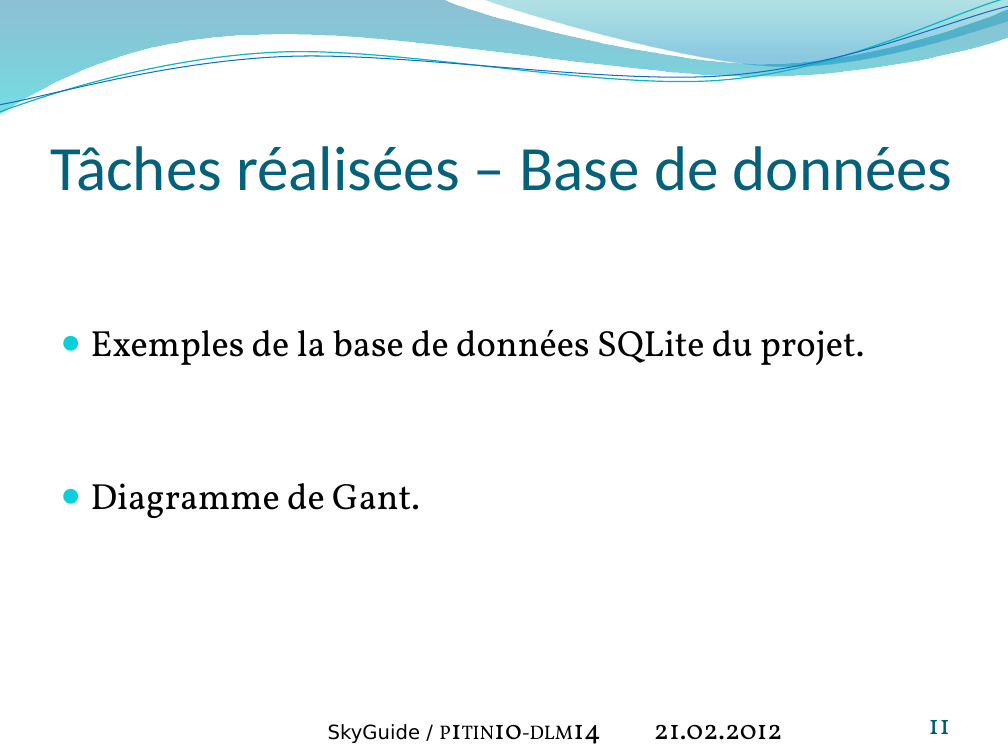
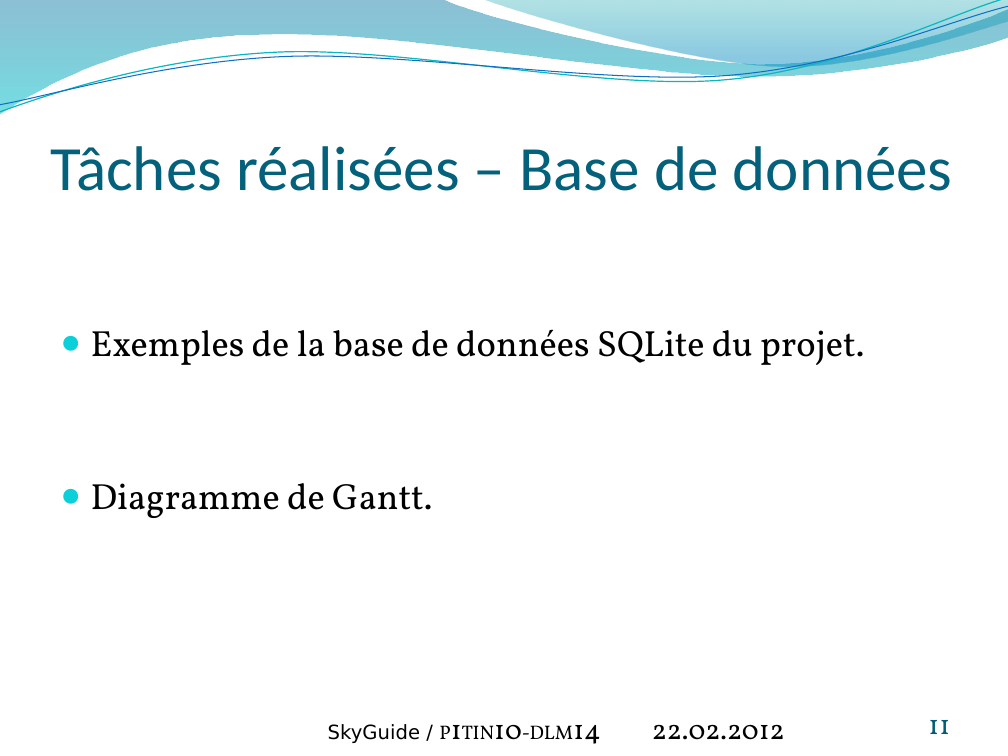
Before and after one commit to maeberli/skyguide, a slide deck: slide 11 of _documents/phase2/Presentation.pptx. Drawn at 1008x756 pixels with LibreOffice and Linux fonts; fonts in the diff are those of the drawing; background and template pictures are left out. Boxes give left, top, right and bottom in pixels: in the first picture for what was removed or moved away, otherwise in the second. Text is boxed around its words. In the diff, an @@ line names an element or a change of style, - is before the commit and + after.

```diff
--- a/_documents/phase2/Presentation.pptx
+++ b/_documents/phase2/Presentation.pptx
@@ text at bbox=[91, 483, 432, 518]: text changed @@
-● Diagramme de Gant.
+● Diagramme de Gantt.
@@ text at bbox=[652, 724, 785, 740]: text changed @@
-21.02.2012
+22.02.2012
```
Also in this commit, not shown: 12 other slides changed, 3 other files.
